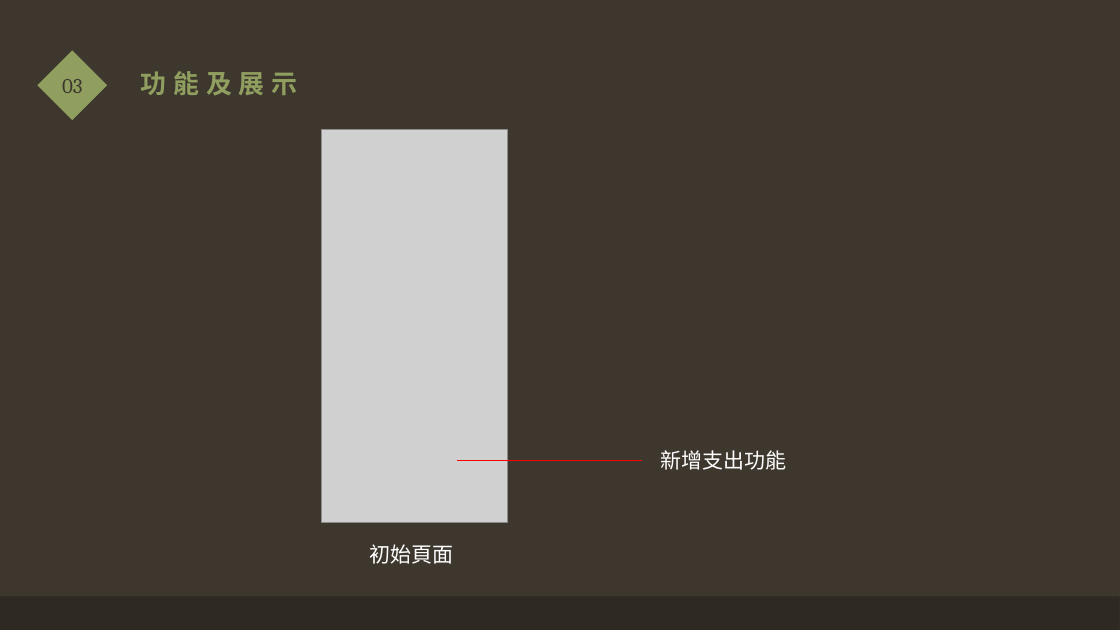
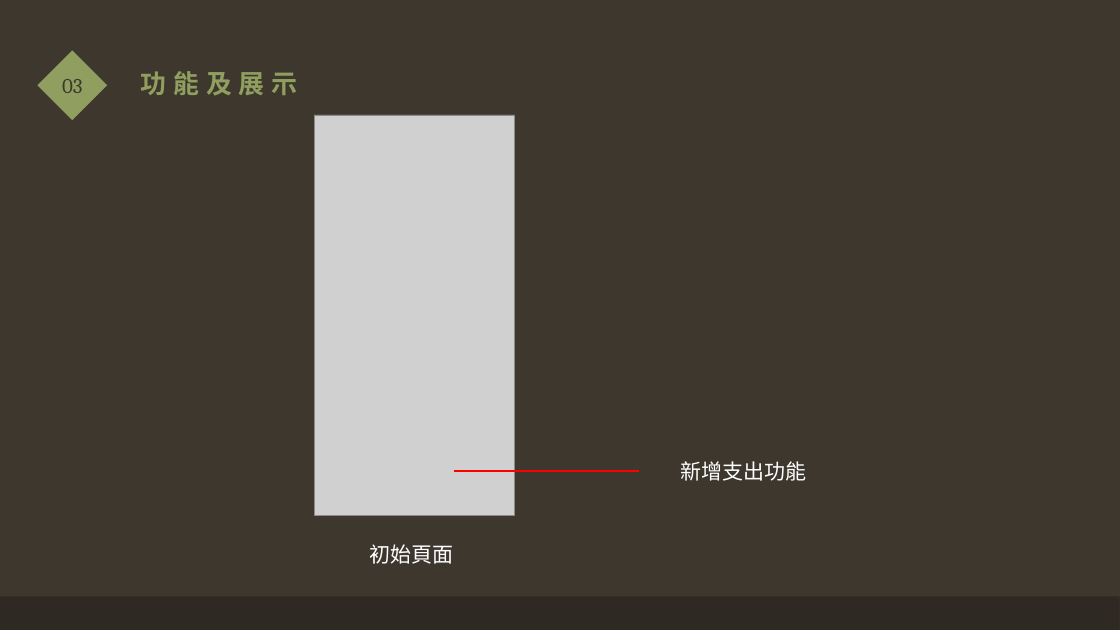
Before and after one commit to asd3013593/FuckingAndroid, a slide deck: slide 5 of 第六組.pptx. Drawn at 1120x630 pixels with LibreOffice and Linux fonts; fonts in the diff are those of the drawing; grey boxes stand for pictures. Boxes give left, top, right and bottom in pixels: in the first picture for what was removed or moved away, otherwise in the second. Text is boxed around its words. In the diff, an @@ line names an element or a change of style, - is before the commit and + after.

```diff
--- a/第六組.pptx
+++ b/第六組.pptx
@@ picture: place and size @@
-picture at <box>322,130,507,523</box>
+picture at <box>314,115,514,515</box>
@@ line moved from (457, 460) - (643, 460) to (455, 471) - (639, 471) @@
@@ text "新增支出功能": place and size @@
-text "新增支出功能" at <box>661,450,787,470</box>
+text "新增支出功能" at <box>681,461,807,481</box>
```
Also in this commit, not shown: 5 other slides changed.
